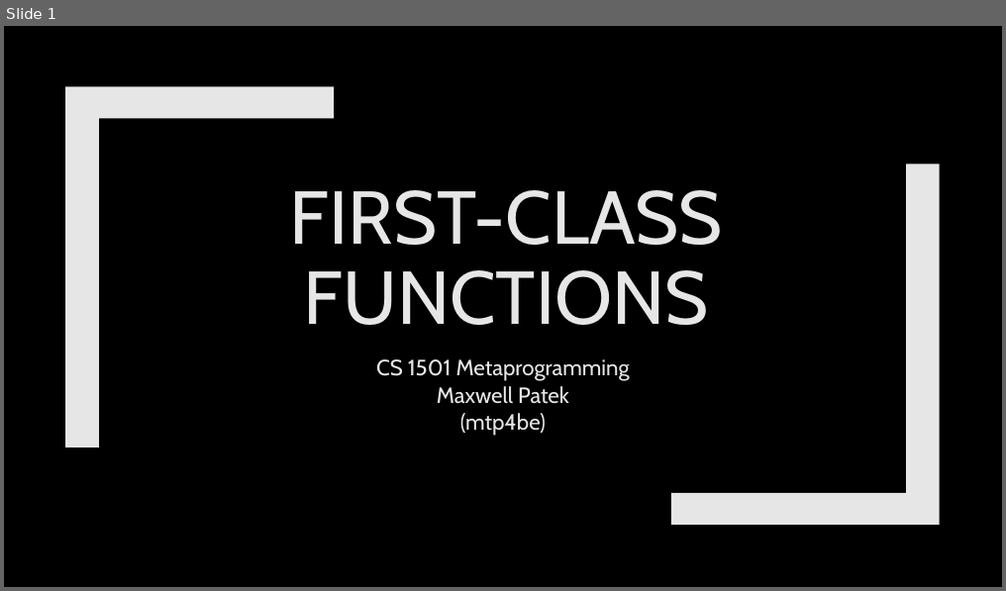
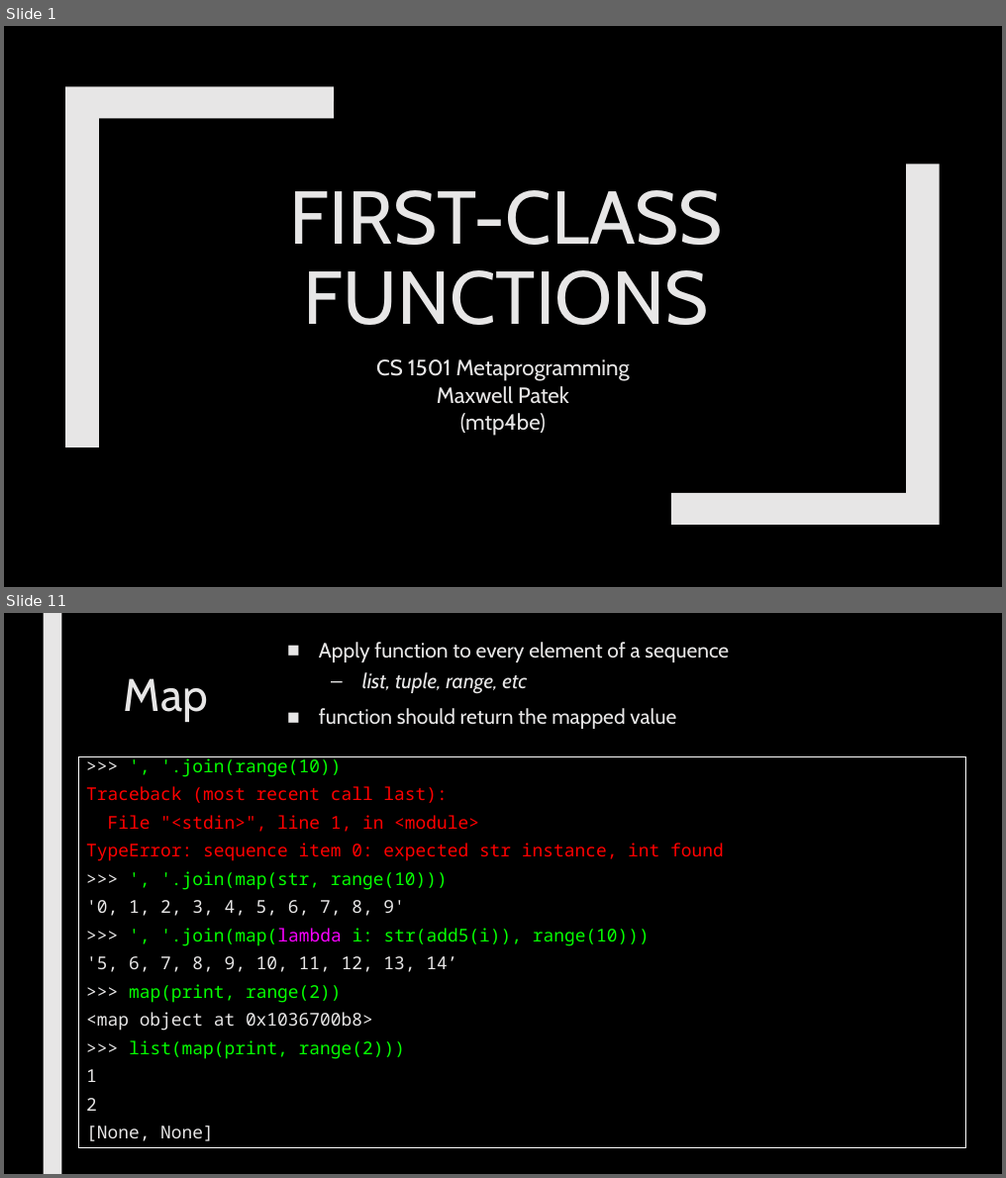
Before and after one commit to max7patek/metaprogramming, a slide deck: slides/02-FirstClassFunctions.pptx. Shown one above the other, each under a label of ours: slide 1 before the commit, slides 1 and 11 after it; the slides between them are not shown. The pictures are 1006x591 and 1006x1178 pixels, drawn with LibreOffice and Linux fonts; fonts in the diff are those of the drawing. Boxes give left, top, right and bottom in pixels: in the first picture for what was removed or moved away, otherwise in the second. Text is boxed around its words. In the diff, an @@ line names an element or a change of style, - is before the commit and + after.

Commit message:
Finshed draft of First-Class Functions slides

```diff
--- a/slides/02-FirstClassFunctions.pptx
+++ b/slides/02-FirstClassFunctions.pptx
@@ slide 11 added at (x1=4, y1=613, x2=1002, y2=1174), background #000000 @@
@@ rectangle added at (x1=43, y1=613, x2=61, y2=1174), fill #E7E6E6 @@
@@ text added at (x1=319, y1=642, x2=729, y2=729), 20 pt, text #E7E6E6 @@
+■ Apply function to every element of a sequence
+  – list, tuple, range, etc
+■ function should return the mapped value
@@ title added at (x1=124, y1=678, x2=208, y2=722), 44 pt, text #E7E6E6 @@
+Map
@@ rectangle added at (x1=79, y1=757, x2=966, y2=1149), outline #FFFFFF 0.75 pt, 17 pt, text #05FF00 @@
+>>> ', '.join(range(10))
+Traceback (most recent call last):
+File "<stdin>", line 1, in <module>
+TypeError: sequence item 0: expected str instance, int found
+>>> ', '.join(map(str, range(10)))
+'0, 1, 2, 3, 4, 5, 6, 7, 8, 9'
+>>> ', '.join(map(lambda i: str(add5(i)), range(10)))
+'5, 6, 7, 8, 9, 10, 11, 12, 13, 14’
+>>> map(print, range(2))
+<map object at 0x1036700b8>
+>>> list(map(print, range(2)))
+1
+2
+[None, None]
```
Also in this commit, not shown: 1 slide changed, 15 other slides added, 2 slides removed.
